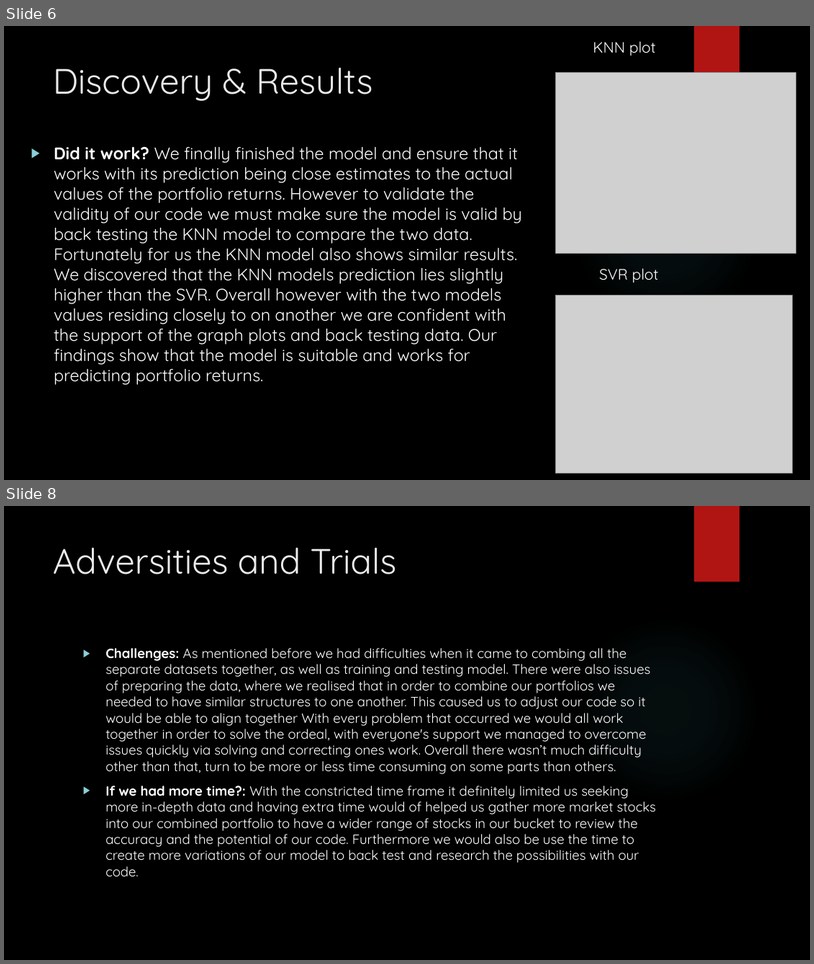
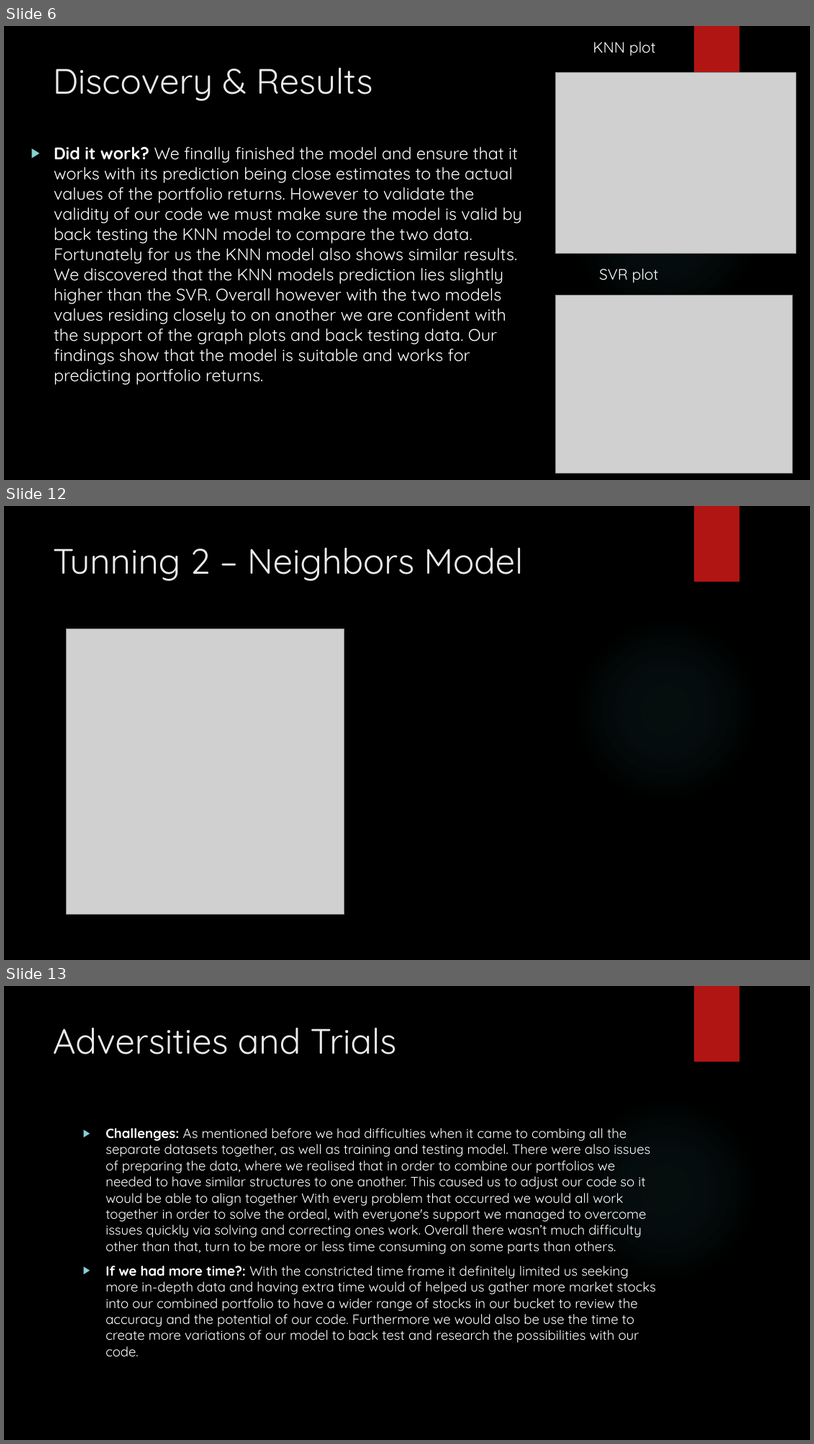
Before and after one commit to Damien-Nguyen/Analysis-of-Optimal-Investment-Portfolio, a slide deck: Stock Price Predictions & Analysis.pptx. Shown one above the other, each under a label of ours: slides 6 and 8 before the commit, slides 6, 12 and 13 after it; the slides between them are not shown. The pictures are 814x964 and 814x1444 pixels, drawn with LibreOffice and Linux fonts; fonts in the diff are those of the drawing; grey boxes stand for pictures; background and template pictures are left out. Boxes give left, top, right and bottom in pixels: in the first picture for what was removed or moved away, otherwise in the second. Text is boxed around its words. In the diff, an @@ line names an element or a change of style, - is before the commit and + after.

```diff
--- a/Stock Price Predictions & Analysis.pptx
+++ b/Stock Price Predictions & Analysis.pptx
@@ slide 12 added at (x1=4, y1=506, x2=810, y2=960), background picture (left out); not listed: 2 template elements that a slide beside it also shows @@
@@ title added at (x1=53, y1=547, x2=524, y2=581), 42 pt, text #EBEBEB @@
+Tunning 2 – Neighbors Model
@@ picture added at (x1=67, y1=629, x2=345, y2=914) @@
@@ what was slide 8 is now slide 13 @@
```
Also in this commit, not shown: 1 slide changed, 4 other slides added.
